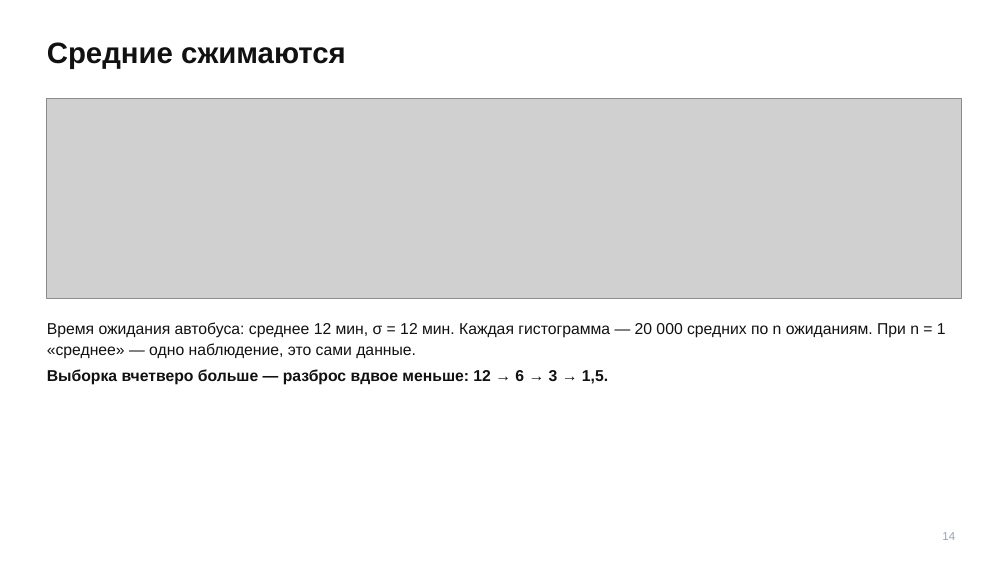
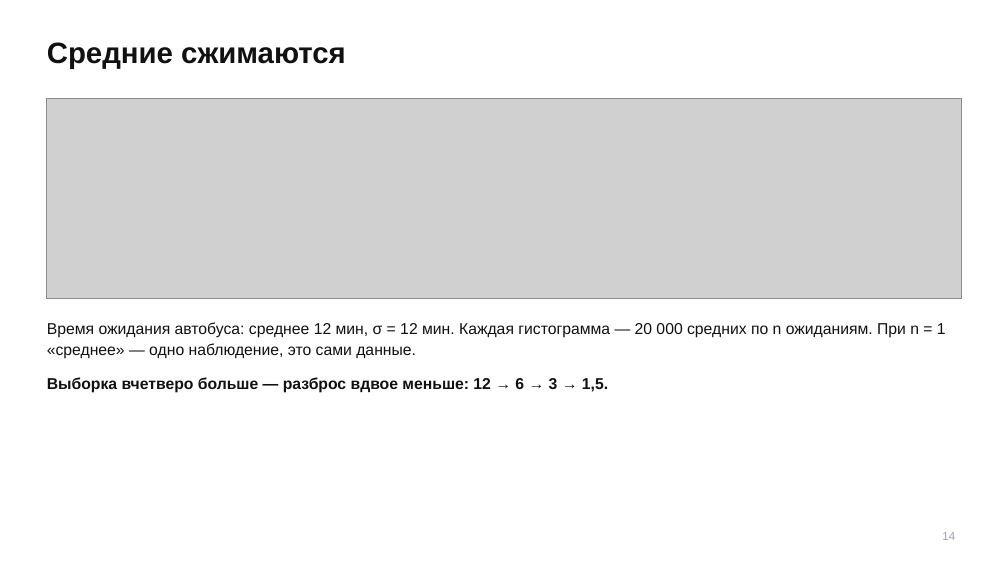
Before and after one commit to TheTonyPub/probability-theory-2026, a slide deck: slide 14 of lectures/07_lln-clt-17-25-2.pptx. Drawn at 1008x567 pixels with LibreOffice and Linux fonts; fonts in the diff are those of the drawing; grey boxes stand for pictures. Boxes give left, top, right and bottom in pixels: in the first picture for what was removed or moved away, otherwise in the second. Text is boxed around its words. In the diff, an @@ line names an element or a change of style, - is before the commit and + after.

```diff
--- a/lectures/07_lln-clt-17-25-2.pptx
+++ b/lectures/07_lln-clt-17-25-2.pptx
@@ text "Время ожидания автобуса: среднее 12 ..." at (x1=47, y1=322, x2=946, y2=359): less space between paragraphs @@
@@ text at (x1=47, y1=369, x2=608, y2=385): paragraph removed @@
-Выборка вчетверо больше — разброс вдвое меньше: 12 → 6 → 3 → 1,5.
@@ text added at (x1=47, y1=377, x2=608, y2=393), 15 pt, text #111111, bold @@
+Выборка вчетверо больше — разброс вдвое меньше: 12 → 6 → 3 → 1,5.
```
Also in this commit, not shown: 26 other slides changed, 1 slide removed.
